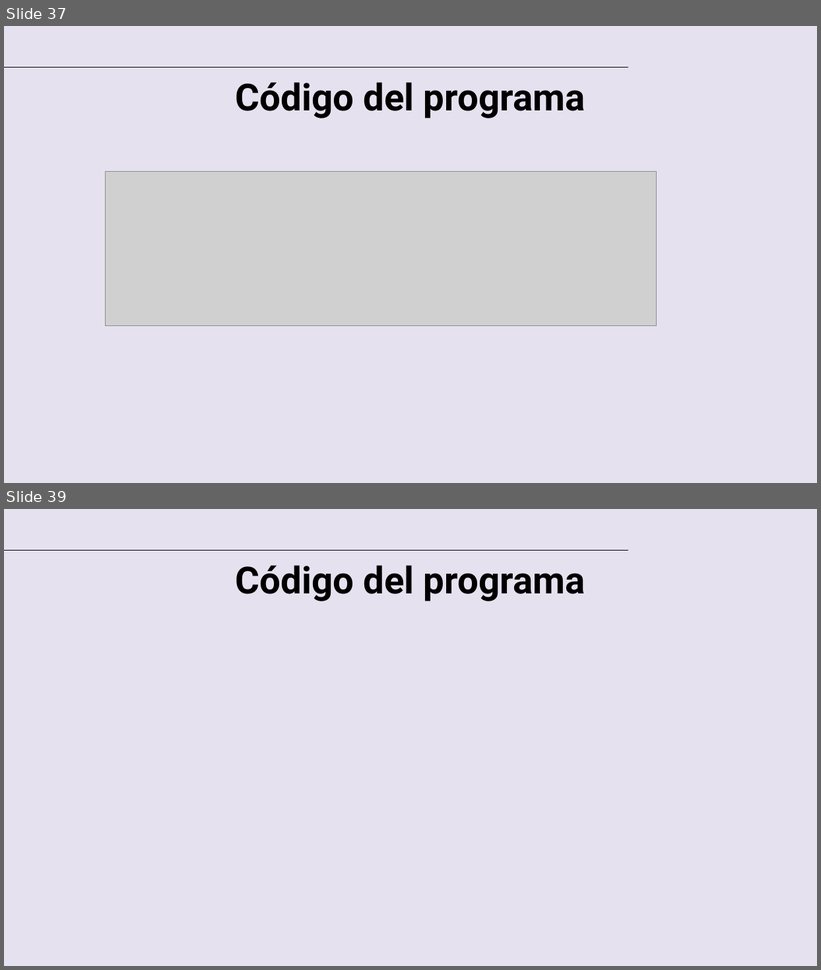
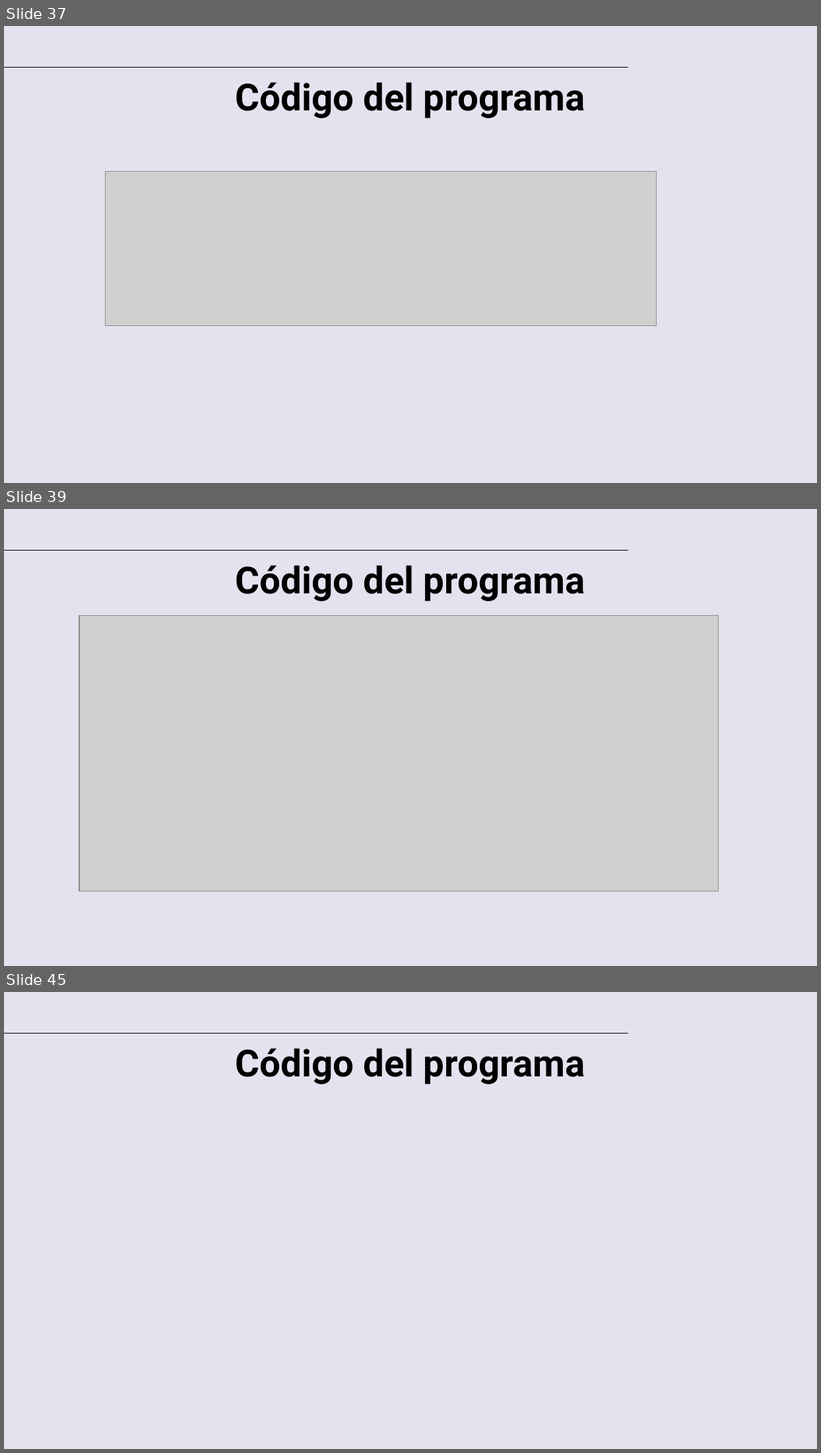
Before and after one commit to dayanaArmasB/Trabajo-final, a slide deck: Presentacion final.pptx. Shown one above the other, each under a label of ours: slides 37 and 39 before the commit, slides 37, 39 and 45 after it; the slides between them are not shown. The pictures are 821x970 and 821x1453 pixels, drawn with LibreOffice and Linux fonts; fonts in the diff are those of the drawing; grey boxes stand for pictures. Boxes give left, top, right and bottom in pixels: in the first picture for what was removed or moved away, otherwise in the second. Text is boxed around its words. In the diff, an @@ line names an element or a change of style, - is before the commit and + after.

```diff
--- a/Presentacion final.pptx
+++ b/Presentacion final.pptx
@@ slide 39 added at <box>4,509,817,966</box>, background #E5E1EE; not listed: 1 template element that a slide beside it also shows @@
@@ title added at <box>236,565,585,601</box>, 33 pt, text #000000, bold @@
+Código del programa
@@ picture added at <box>80,615,719,892</box> @@
@@ what was slide 39 is now slide 45 @@
```
Also in this commit, not shown: 4 slides changed, 2 other slides added, 1 slide removed, 2 other files.
